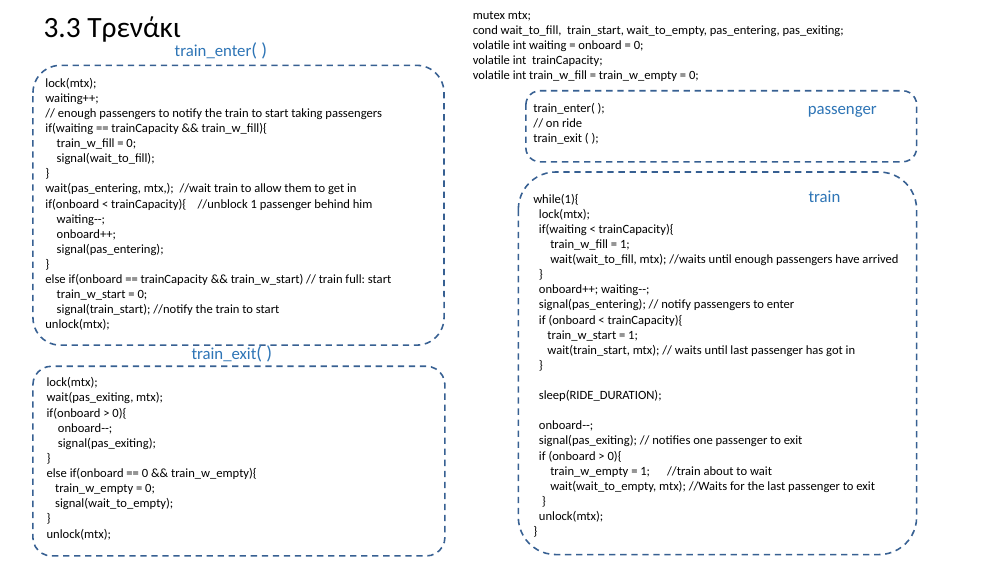
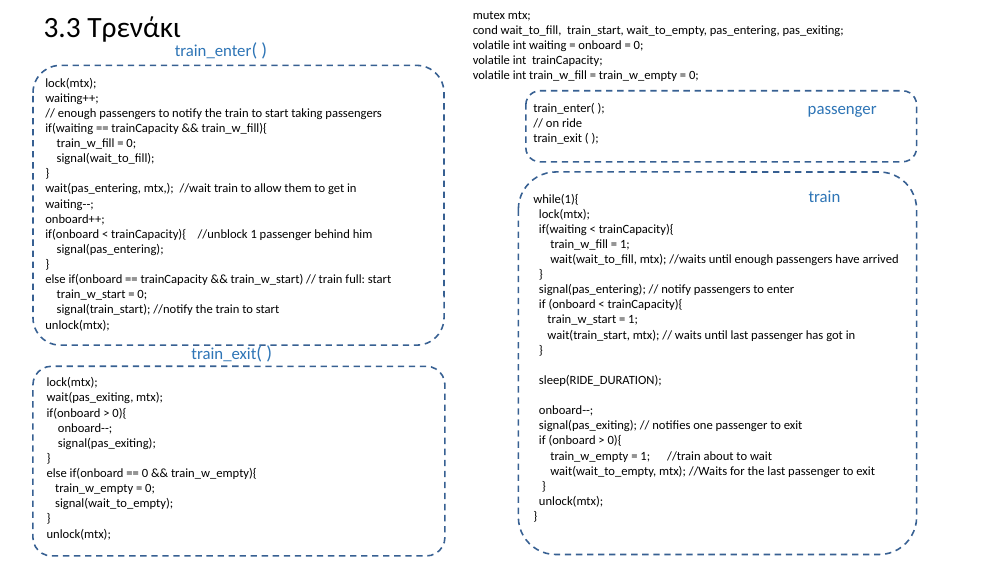
Before and after one commit to oaxelou/ConcurrentProgramming, a slide deck: slide 4 of G10.3/G10.3.presentation.pptx. Drawn at 1008x567 pixels with LibreOffice and Linux fonts; fonts in the diff are those of the drawing. Boxes give left, top, right and bottom in pixels: in the first picture for what was removed or moved away, otherwise in the second. Text is boxed around its words. In the diff, an @@ line names an element or a change of style, - is before the commit and + after.

Commit message:
presentation stuff

```diff
--- a/G10.3/G10.3.presentation.pptx
+++ b/G10.3/G10.3.presentation.pptx
@@ text at bbox=[45, 199, 373, 210]: paragraph removed @@
-if(onboard < trainCapacity){ //unblock 1 passenger behind him
@@ text at bbox=[45, 229, 373, 240]: paragraph added @@
+if(onboard < trainCapacity){ //unblock 1 passenger behind him
@@ text at bbox=[539, 284, 649, 295]: paragraph removed @@
-onboard++; waiting--;
```
Also in this commit, not shown: 1 other file.
